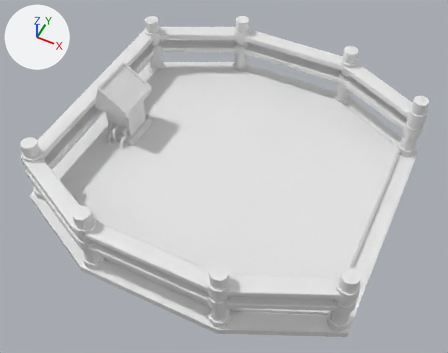
The FBX model ContentSource/Mesh/SM_Elevator_Interior.fbx as it was, and as the next commit left it.
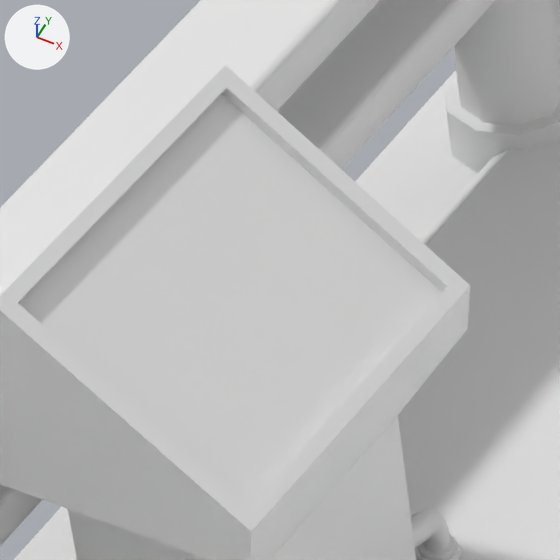
Each version appears first whole from a 50 mm camera at (2.74, -5.95, 8.09) aimed at (0.01, -0.5, 1.27), and next in a close-up on the part from 22% to 36% of the width and 15% to 33% of the height. Arrows for +X, +Y and +Z are at upper left; the lights stay in place. Materials are left out; every surface is plain grey. Where no turn or scale is listed for an object, it has been applied to the vertices.

The first close-up shows 'pasted__pCylinder17'.
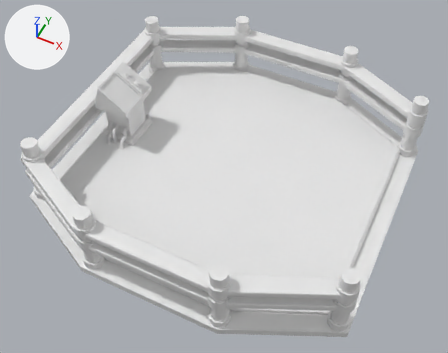
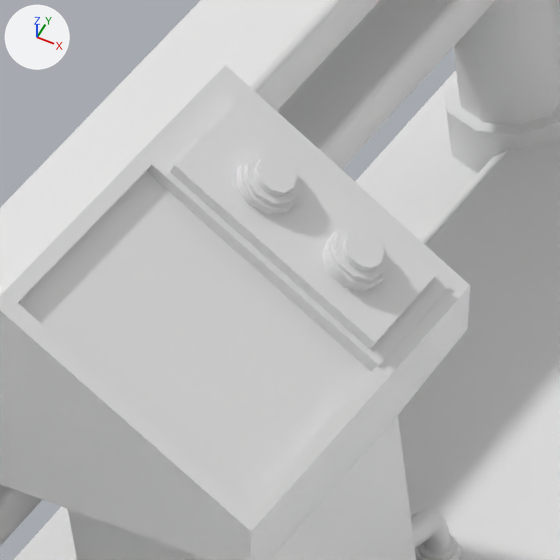
The newer file is also rescaled (x0.942), turned or shifted as a whole; pictures and numbers use the older file's frame.

Pixel boxes (x1, y1, x2, y2) of what changed, in the close-ups (560 x 560 px):
part 1 of me_mesh, added
    after: (237, 151, 301, 214)
part 2 of me_mesh, added
    after: (322, 225, 390, 292)
part 3 of me_mesh, added
    after: (254, 154, 297, 196)
part 4 of me_mesh, added
    after: (342, 230, 384, 272)
part 5 of me_mesh, added
    after: (147, 87, 450, 372)

The change in detail:
me_mesh is used by ob_pasted__pcylinder17; location (-0.045, -0.168, 1.556).
me_mesh had 3408 vertices, 3610 faces and spanned x -2.49..2.51, y -2.48..2.48, z -0.62..0.62.
me_mesh now has 3552 vertices, 3784 faces and spans x -2.49..2.51, y -2.48..2.48, z -0.62..0.62.
me_mesh part 1: a new loose piece of 42 vertices spanning x -1.89..-1.78, y 0.16..0.27, z 0.49..0.58.
me_mesh part 2: a new loose piece of 42 vertices spanning x -1.72..-1.61, y 0.16..0.27, z 0.39..0.48.
me_mesh part 3: a new loose piece of 22 vertices spanning x -1.87..-1.78, y 0.18..0.25, z 0.5..0.59.
me_mesh part 4: a new loose piece of 22 vertices spanning x -1.71..-1.62, y 0.18..0.25, z 0.39..0.48.
me_mesh part 5: a new loose piece of 16 vertices spanning x -2.0..-1.56, y 0.1..0.34, z 0.29..0.61.
